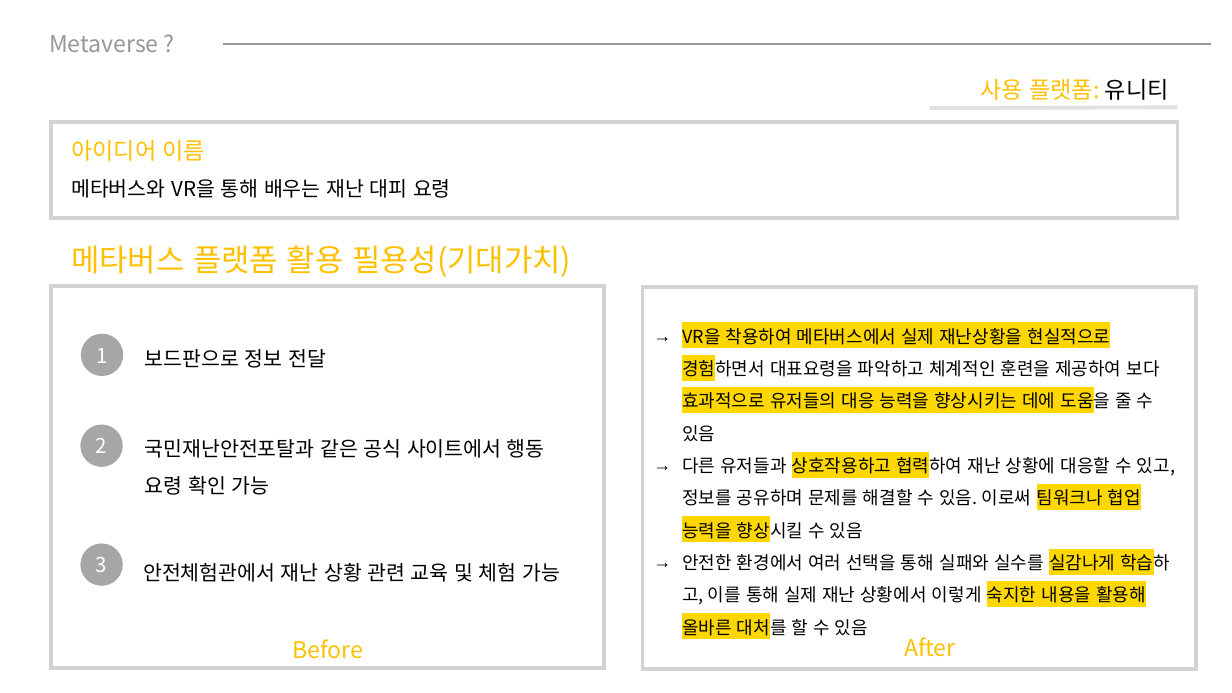
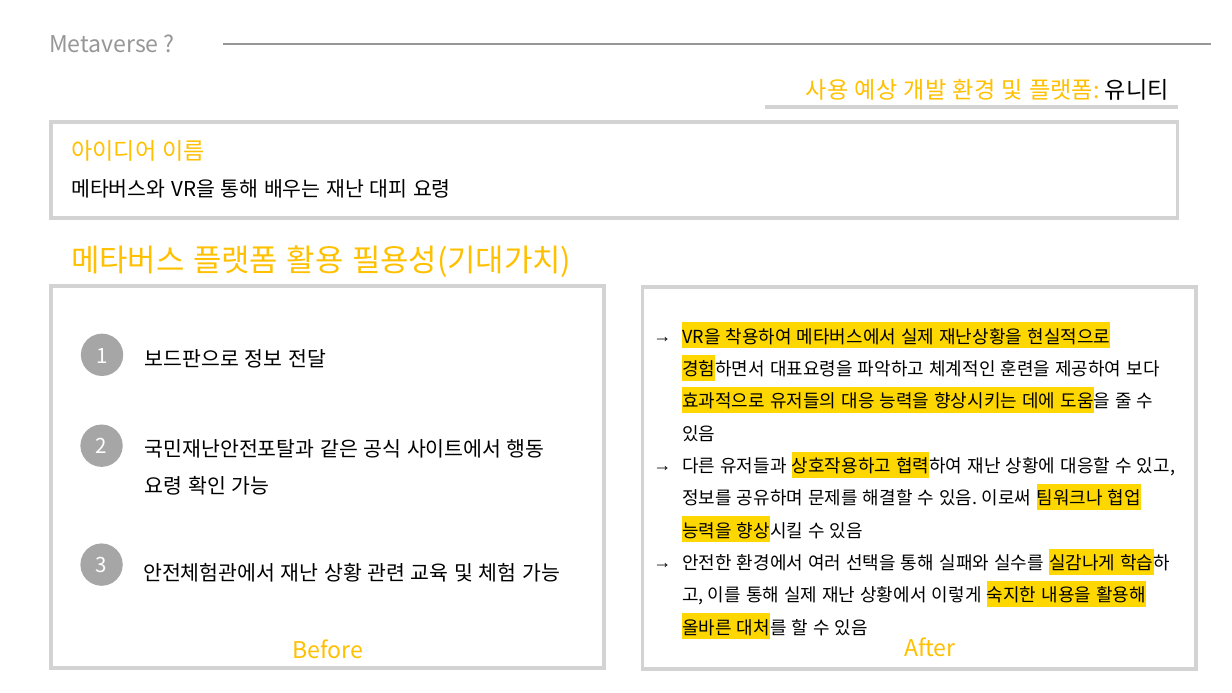
Before and after one commit to Khackathon/k-hackathon, a slide deck: slide 14 of 은아/K-해커톤 ppt.pptx (slide 10 before the commit). Drawn at 1232x693 pixels with LibreOffice and Linux fonts; fonts in the diff are those of the drawing. Boxes give left, top, right and bottom in pixels: in the first picture for what was removed or moved away, otherwise in the second. Text is boxed around its words. In the diff, an @@ line names an element or a change of style, - is before the commit and + after.

```diff
--- a/은아/K-해커톤 ppt.pptx
+++ b/은아/K-해커톤 ppt.pptx
@@ text at <box>806,78,1169,100</box>: text changed @@
-사용 플랫폼: 유니티
+사용 예상 개발 환경 및 플랫폼: 유니티
@@ line moved from (931, 108) - (1177, 107) to (765, 107) - (1177, 107) @@
@@ line (765, 107) - (1177, 107): stroke #E1E1E1 3 pt to #D3D3D3 3 pt @@
```
Also in this commit, not shown: 7 other slides changed, 11 slides added, 2 other files.
